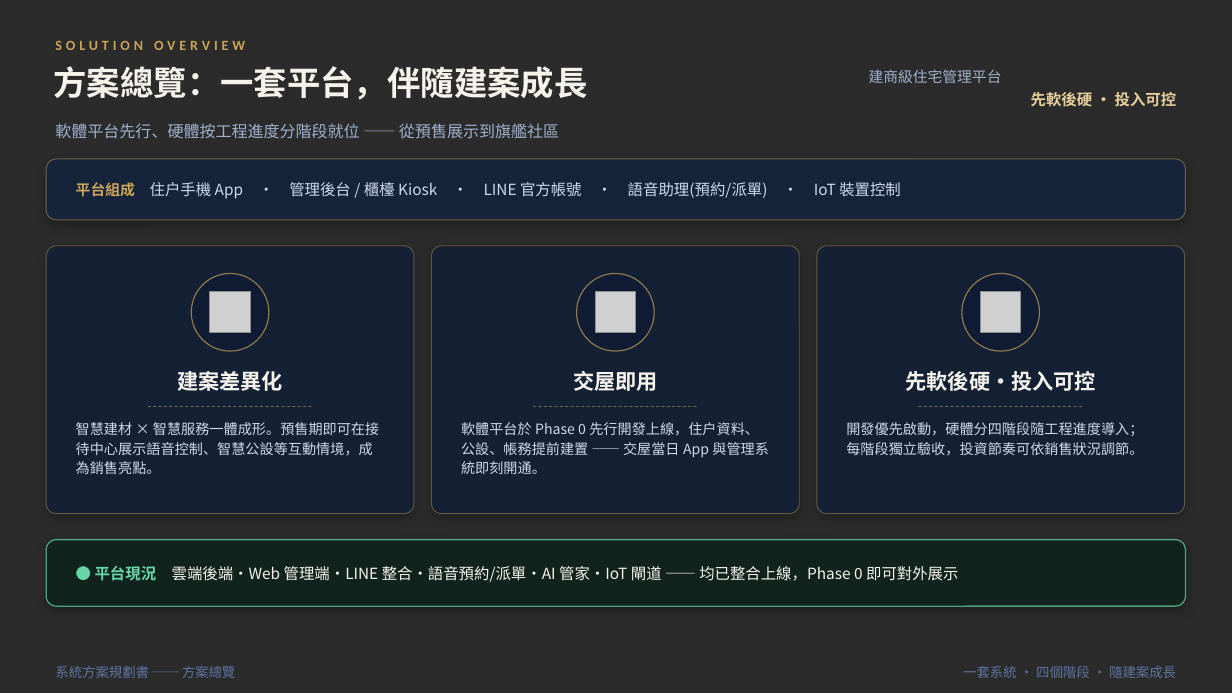
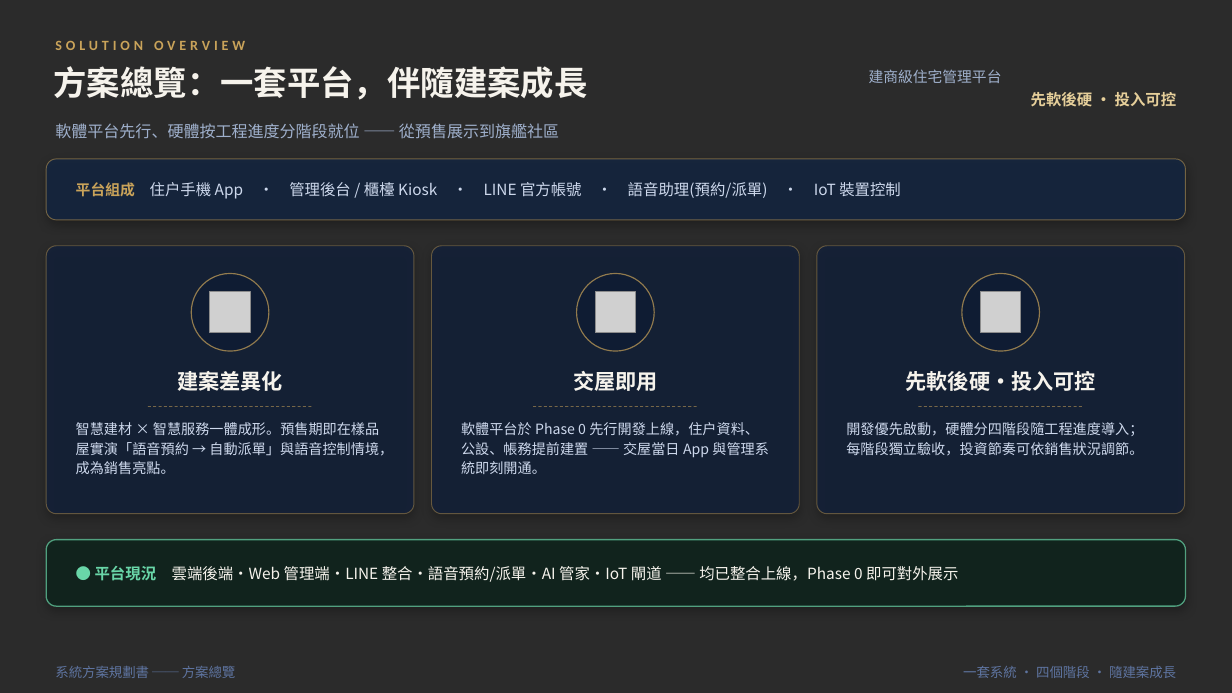
Before and after one commit to DONG-WEI-YANG/mai-touch-line-demo, a slide deck: slide 2 of docs/slides/系統方案規劃.pptx. Drawn at 1232x693 pixels with LibreOffice and Linux fonts; fonts in the diff are those of the drawing; grey boxes stand for pictures; background and template pictures are left out; a plain dark background stands for a picture behind light text. Boxes give left, top, right and bottom in pixels: in the first picture for what was removed or moved away, otherwise in the second. Text is boxed around its words. In the diff, an @@ line names an element or a change of style, - is before the commit and + after.

```diff
--- a/docs/slides/系統方案規劃.pptx
+++ b/docs/slides/系統方案規劃.pptx
@@ text at (x1=76, y1=422, x2=393, y2=474): text changed @@
-智慧建材 × 智慧服務一體成形。預售期即可在接待中心展示語音控制、智慧公設等互動情境，成為銷售亮點。
+智慧建材 × 智慧服務一體成形。預售期即在樣品屋實演「語音預約 → 自動派單」與語音控制情境，成為銷售亮點。
```
Also in this commit, not shown: 2 other slides changed, 3 other files.
